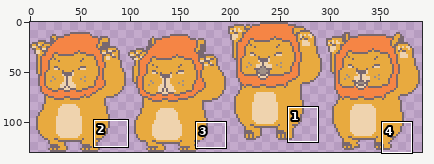
Two versions of one sprite sheet, assets/spritesheets/l2.gif. The picture above shows the old version from afar; the outline marks the close-up.
Close-up. Old version:
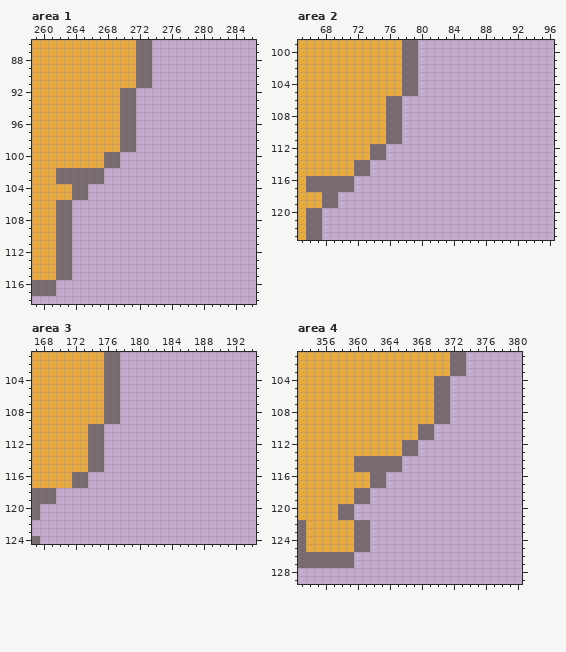
The file is 392x130 pixels. Shown: area 1: x 259..286, y 86..118; area 2: x 65..96, y 99..123; area 3: x 167..194, y 101..124; area 4: x 353..380, y 101..129.
Now the later version:
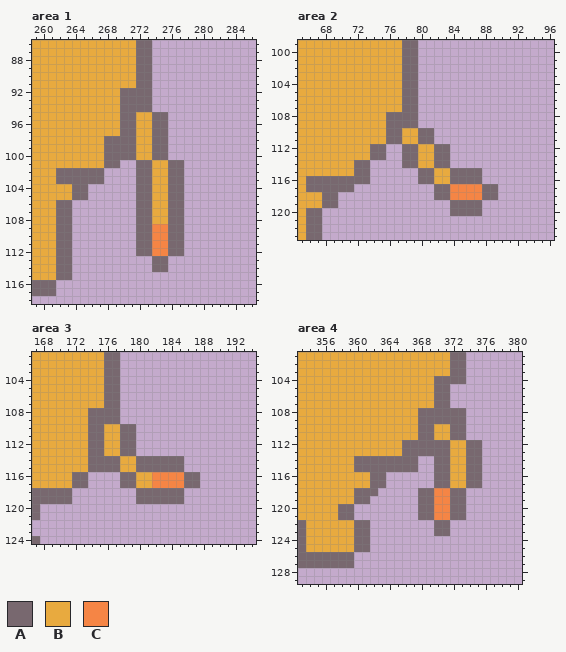
Palette (. is transparent): A #78686f  B #e8aa3f  C #f58545
Difference:
Area 1:
y 92..94: x 272..273 .. -> AA
y 95..97: x 272..275 .... -> BBAA
y 98..99: x 268..269 BB -> AA; x 272..275 .... -> BBAA
y 100: x 270..275 ...... -> AABBAA
y 101..108: x 272..277 ...... -> AABBAA
y 109..112: x 272..277 ...... -> AACCAA
y 113..114: x 274..275 .. -> AA
Area 2:
y 106..107: x 76..79 AA.. -> BBAA
y 108..109: x 78..79 .. -> AA
y 110..111: x 78..81 .... -> BBAA
y 112..114: x 78..83 ...... -> AABBAA
y 115: x 80..87 ........ -> AABBAAAA
y 116: x 72..73 .. -> AA; x 80..87 ........ -> AABBAAAA
y 117..118: x 82..89 ........ -> AACCCCAA
y 119..120: x 84..87 .... -> AAAA
Area 3:
y 108..109: x 174..175 BB -> AA
y 110..113: x 176..179 .... -> BBAA
y 114..115: x 176..185 .......... -> AABBAAAAAA
y 116..117: x 178..187 .......... -> AABBCCCCAA
y 118..119: x 170..171 .. -> AA; x 180..185 ...... -> AAAAAA
Area 4:
y 104: x 372..373 .. -> AA
y 108..109: x 368..369 BB -> AA; x 372..373 .. -> AA
y 110..111: x 370..373 .... -> BBAA
y 112..113: x 368..375 ........ -> AAAABBAA
y 114..115: x 366..367 .. -> AA; x 370..375 ...... -> AABBAA
y 116..117: x 370..375 ...... -> AABBAA
y 118: x 362 . -> A; x 368..373 ...... -> AACCAA
y 119..121: x 368..373 ...... -> AACCAA
y 122..123: x 370..371 .. -> AA
Changed places in both close-ups, as pixel boxes (x1, y1, x2, y2):
changed: (104, 88, 184, 272)
changed: (386, 96, 498, 216)
added: (354, 176, 370, 184)
changed: (88, 408, 200, 504)
added: (56, 488, 72, 504)
changed: (370, 376, 482, 536)
